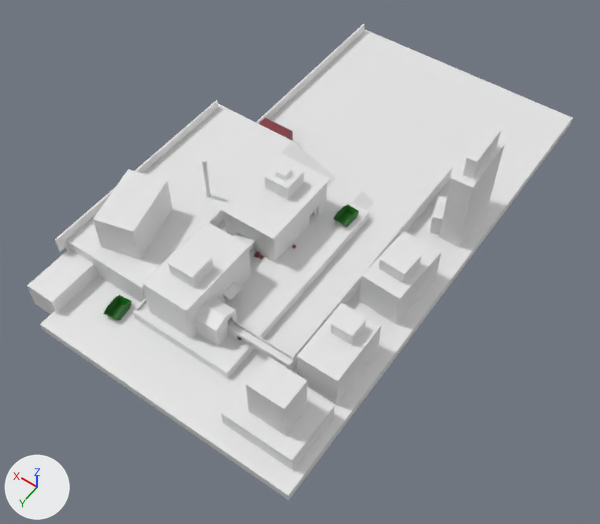
Two versions of the Blender file data/Assets/Meshes/Level/Level.blend, one commit apart.
One viewpoint serves both versions: a camera (50 mm lens) standing at (-72.1, 114.4, 167.8) and looking at (4.0, 7.9, 0.4). Every picture has the same lights, and +X, +Y and +Z are marked at lower left.
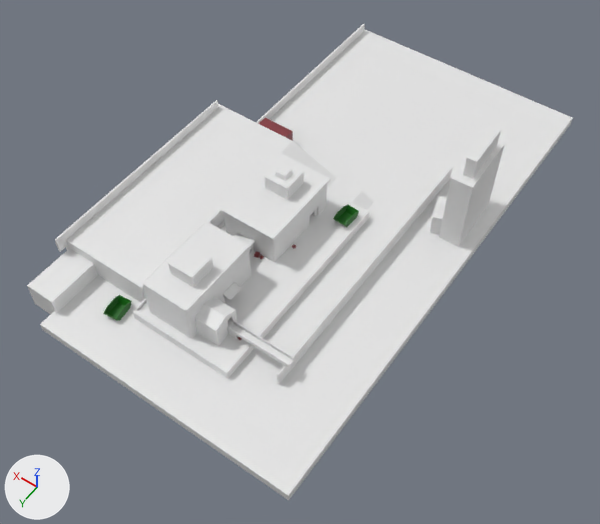
Boxes [x1, y1, x2, y2] around the edits, measured in the pictures (600 x 524 px):
'Cube.048', deleted: before [221, 357, 334, 470]
'Cube.035', deleted: before [93, 169, 172, 259]
'Cube.064', deleted: before [297, 303, 381, 404]
'Cube.065', deleted: before [359, 231, 441, 324]
'Cube.067', deleted: before [379, 242, 421, 283]
'Cube.068', deleted: before [331, 307, 366, 345]
'Cylinder', deleted: before [202, 159, 211, 197]

Edits to the bpy script that builds the scene:
```text
Remove ob_cube_035:
    ob_cube_035 = bpy.data.objects.new('Cube.035', me_cube_034)
    ob_cube_035.location = (38.7, 28.7, 15.1)
    ob_cube_035.rotation_euler = (0.0, 0.0, 0.256)  # degrees (0, 0, 15)
    ob_cube_035.scale = (5.34, 8.73, 5.34)
Remove ob_cylinder:
    ob_cylinder = bpy.data.objects.new('Cylinder', me_cylinder)
    ob_cylinder.location = (31.1, 10.2, 16.3)
Remove ob_cube_064:
    ob_cube_064 = bpy.data.objects.new('Cube.064', me_cube_064)
    ob_cube_064.location = (-21.6, 28.7, 7.7)
    ob_cube_064.rotation_euler = (0.0, 0.0, 0.00129)  # degrees (0, 0, 0.1)
    ob_cube_064.scale = (5.34, 8.73, 5.34)
Remove ob_cube_065:
    ob_cube_065 = bpy.data.objects.new('Cube.065', me_cube_065)
    ob_cube_065.location = (-21.6, 2.4, 7.7)
    ob_cube_065.rotation_euler = (0.0, 0.0, -0.0535)  # degrees (0, 0, -3.1)
    ob_cube_065.scale = (5.34, 8.73, 5.34)
Remove ob_cube_067:
    ob_cube_067 = bpy.data.objects.new('Cube.067', me_cube_067)
    ob_cube_067.location = (-21.5, 3.5, 14.5)
    ob_cube_067.rotation_euler = (0.0, 0.0, -0.0547)  # degrees (0, 0, -3.1)
    ob_cube_067.scale = (3.47, 3.47, 2.06)
Remove ob_cube_068:
    ob_cube_068 = bpy.data.objects.new('Cube.068', me_cube_068)
    ob_cube_068.location = (-21.6, 25.4, 14.5)
    ob_cube_068.scale = (2.77, 2.77, 2.06)
Remove ob_cube_048:
    ob_cube_048 = bpy.data.objects.new('Cube.048', me_cube_072)
    ob_cube_048.location = (-18.7, 47.8, 4.8)
    ob_cube_048.scale = (9.38, 7.74, 2.45)
```
